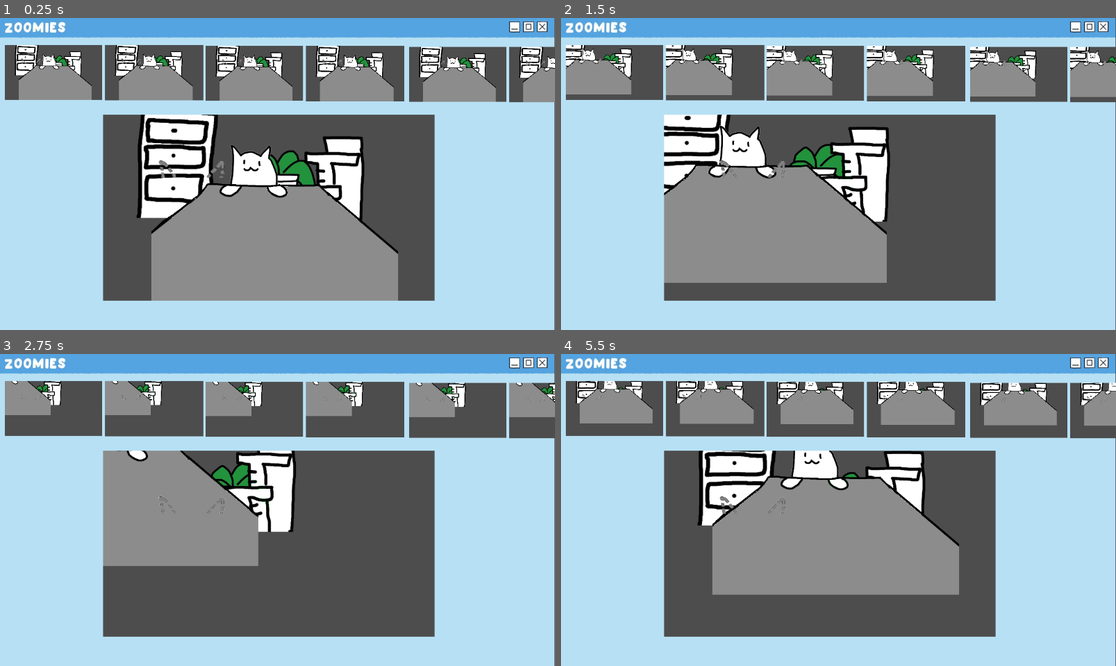
Above: before the commit, frames 1-4 (two rows, left to right).
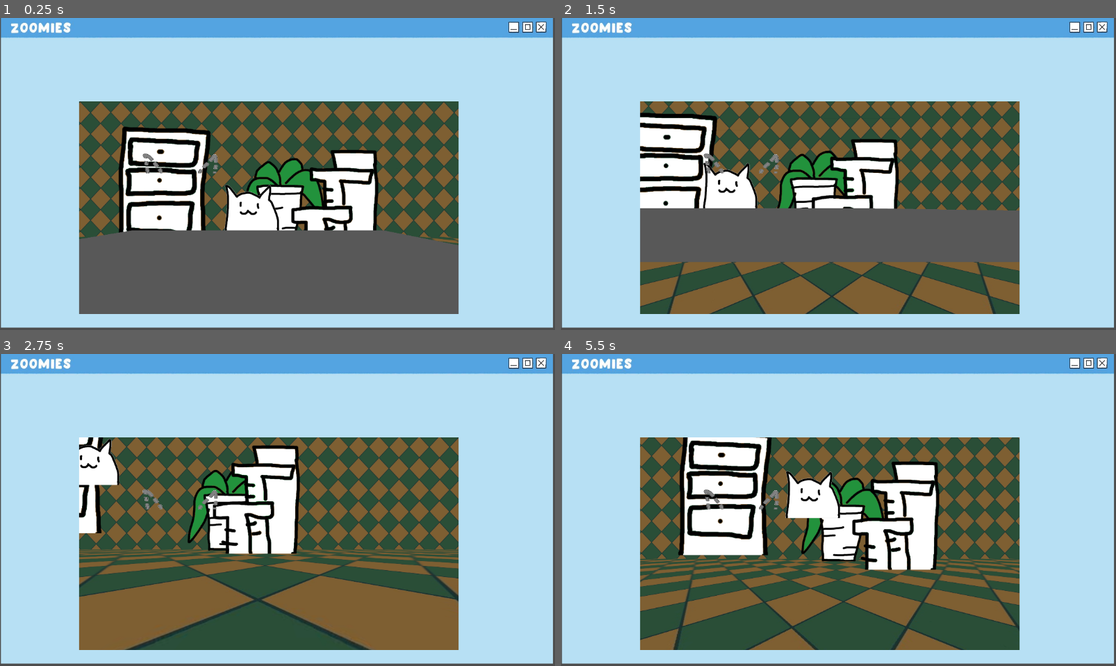
Above: after the commit, the same moments.

Repository: ohmlet-studio/Zoomies
Game: Godot game, scene res://scenes/webcam.tscn
Same seed, same stepped clock (60 frames per second), same inputs: the game is played once before the commit and once after it.
Inputs:
- Up to frame 1 (0.25 s): no input
- Up to frame 2 (1.5 s): tap Enter at 0.5 s; hold Right (ui_right) 0.53-1.28 s; hold E (start_dialog) 0.53-1.28 s; hold Down (ui_down) from 1.28 s (still down); tap E (start_dialog) at 1.35 s
- Up to frame 3 (2.75 s): release Down (ui_down) at 2.03 s; hold Right (ui_right) from 2.03 s (still down); hold E (start_dialog) from 2.03 s (still down)
- Up to frame 4 (5.5 s): release Right (ui_right) at 2.78 s; release E (start_dialog) at 2.78 s; hold Up (ui_up) 2.78-3.53 s; tap E (start_dialog) at 2.85, 4.35 s; hold E (start_dialog) 3.53-4.28 s; hold Left (ui_left) 3.53-5.03 s; hold Down (ui_down) from 5.03 s (still down); hold E (start_dialog) from 5.03 s (still down)

The runs differ from the first frame. In frame 1, 60% of the frame differs, in the area x 0-100%, y 0-100%; in frame 2, 60%; in frame 3, 64%; in frame 4, 64%.

Commit message:
added wallpaper and table

Diff:
--- a/scenes/cat_webcam.tscn
+++ b/scenes/cat_webcam.tscn
@@ -9,7 +9,18 @@
 [ext_resource type="Texture2D" uid="uid://dt1pqcoiu1ih2" path="res://assets/textures/plant.png" id="7_barfw"]
 [ext_resource type="Texture2D" uid="uid://ceet1gi5uti6n" path="res://assets/textures/drawer.png" id="8_lgyud"]
 [ext_resource type="Texture2D" uid="uid://d0y8o6qsf7yfv" path="res://assets/textures/cat.png" id="9_4n3bq"]
-[ext_resource type="Texture2D" uid="uid://0b5ubyr07cej" path="res://assets/textures/table.png" id="10_jj1sk"]
+[ext_resource type="Texture2D" uid="uid://ptevrapia1oh" path="res://assets/textures/wallpapers/squares.jpg" id="11_84jmh"]
+
+[sub_resource type="QuadMesh" id="QuadMesh_jcuwj"]
+
+[sub_resource type="StandardMaterial3D" id="StandardMaterial3D_mkma4"]
+shading_mode = 0
+albedo_color = Color(0.344076, 0.344076, 0.344076, 1)
+
+[sub_resource type="StandardMaterial3D" id="StandardMaterial3D_ctksj"]
+shading_mode = 0
+albedo_texture = ExtResource("11_84jmh")
+uv1_scale = Vector3(5, 5, 5)
 
 [node name="SubViewport" type="SubViewport"]
 size = Vector2i(1920, 1080)
@@ -17,7 +28,7 @@
 [node name="Node3D" type="Node3D" parent="."]
 
 [node name="Camera3D" type="Camera3D" parent="Node3D"]
-transform = Transform3D(1, 0, 0, 0, 1, 0, 0, 0, 1, 0, 0, 4.74062)
+transform = Transform3D(1, 0, 0, 0, 1, 0, 0, 0, 1, 0, 2, 4.74062)
 current = true
 script = ExtResource("1_3yicl")
 
@@ -56,8 +67,17 @@
 pixel_size = 0.003
 texture = ExtResource("9_4n3bq")
 
-[node name="cat2" type="Sprite3D" parent="Node3D"]
-transform = Transform3D(1, 0, 0, 0, 1, 0, 0, 0, 1, 0.272999, -1.17867, -0.921876)
-pixel_size = 0.006
-alpha_cut = 1
-texture = ExtResource("10_jj1sk")
+[node name="table" type="MeshInstance3D" parent="Node3D"]
+transform = Transform3D(10.1837, 0, 0, 0, -2.59266e-07, 5.28388, 0, -5.93132, -2.30966e-07, -0.443008, 1.08041, 2.08177)
+mesh = SubResource("QuadMesh_jcuwj")
+surface_material_override/0 = SubResource("StandardMaterial3D_mkma4")
+
+[node name="wallpaper" type="MeshInstance3D" parent="Node3D"]
+transform = Transform3D(117.297, 0, 0, 0, 62.6927, 0, 0, 0, 5.28388, 0.510363, 12.6509, -15.4421)
+mesh = SubResource("QuadMesh_jcuwj")
+surface_material_override/0 = SubResource("StandardMaterial3D_ctksj")
+
+[node name="ground" type="MeshInstance3D" parent="Node3D"]
+transform = Transform3D(117.297, 0, 0, 0, -2.74039e-06, 5.28388, 0, -62.6927, -2.30966e-07, 0.510363, -2.19839, 2.73316)
+mesh = SubResource("QuadMesh_jcuwj")
+surface_material_override/0 = SubResource("StandardMaterial3D_ctksj")
--- a/scenes/webcam.tscn
+++ b/scenes/webcam.tscn
@@ -1,10 +1,7 @@
-[gd_scene load_steps=5 format=3 uid="uid://bym37ckhwglbu"]
+[gd_scene load_steps=4 format=3 uid="uid://bym37ckhwglbu"]
 
 [ext_resource type="PackedScene" uid="uid://b77qblty1v771" path="res://scenes/cat_webcam.tscn" id="2_m7tnm"]
 [ext_resource type="Texture2D" uid="uid://0l2ayk71gk40" path="res://assets/textures/zoomies_interface.jpg" id="2_umdc2"]
-
-[sub_resource type="ViewportTexture" id="ViewportTexture_qhg58"]
-viewport_path = NodePath("CatWebcam")
 
 [sub_resource type="ViewportTexture" id="ViewportTexture_ikwe1"]
 viewport_path = NodePath("CatWebcam")
@@ -16,41 +13,11 @@
 [node name="CatWebcam" parent="." instance=ExtResource("2_m7tnm")]
 
 [node name="Background" type="Sprite2D" parent="."]
-position = Vector2(3285.76, 1880.71)
-scale = Vector2(4.42863, 4.42863)
+position = Vector2(3323.7, 1855.86)
+scale = Vector2(4.36905, 4.36905)
 texture = ExtResource("2_umdc2")
-
-[node name="Sprite2D3" type="Sprite2D" parent="."]
-position = Vector2(1455.04, 340.065)
-scale = Vector2(0.77882, 0.77882)
-texture = SubResource("ViewportTexture_qhg58")
-
-[node name="Sprite2D2" type="Sprite2D" parent="."]
-position = Vector2(-73.1797, 336.626)
-scale = Vector2(0.771135, 0.771135)
-texture = SubResource("ViewportTexture_ikwe1")
-
-[node name="Sprite2D4" type="Sprite2D" parent="."]
-position = Vector2(4507.8, 354.701)
-scale = Vector2(0.77882, 0.77882)
-texture = SubResource("ViewportTexture_ikwe1")
-
-[node name="Sprite2D7" type="Sprite2D" parent="."]
-position = Vector2(2979.58, 351.262)
-scale = Vector2(0.771135, 0.771135)
-texture = SubResource("ViewportTexture_ikwe1")
-
-[node name="Sprite2D8" type="Sprite2D" parent="."]
-position = Vector2(7595.98, 369.337)
-scale = Vector2(0.77882, 0.77882)
-texture = SubResource("ViewportTexture_ikwe1")
-
-[node name="Sprite2D9" type="Sprite2D" parent="."]
-position = Vector2(6067.76, 365.898)
-scale = Vector2(0.771135, 0.771135)
-texture = SubResource("ViewportTexture_ikwe1")
 
 [node name="Sprite2D5" type="Sprite2D" parent="."]
 position = Vector2(3197.95, 2392.97)
-scale = Vector2(2.61868, 2.61868)
+scale = Vector2(3, 3)
 texture = SubResource("ViewportTexture_ikwe1")
Binary file added: assets/textures/wallpapers/duck.jpg
Not shown, added: assets/textures/wallpapers/duck.jpg.import
Binary file added: assets/textures/wallpapers/fish.jpg
Not shown, added: assets/textures/wallpapers/fish.jpg.import
Binary file added: assets/textures/wallpapers/squares.jpg
Not shown, added: assets/textures/wallpapers/squares.jpg.import
Binary file added: assets/textures/wallpapers/vertical_stripes.jpg
Not shown, added: assets/textures/wallpapers/vertical_stripes.jpg.import
Not shown: 1 places in scenes/cat_webcam.tscn that only renumber resources
